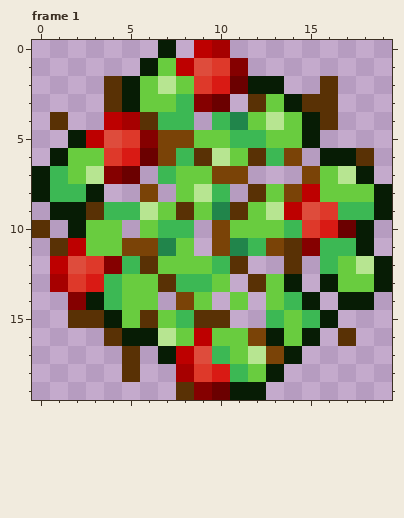
One commit to this pixel-art file: src/images/entities/berry-bush.ase. The first picture shows the starting point.
20x20 pixels, 1 frame. Shown: frame 1. The commit also changed other frames, which this record leaves out.
The same view after the edit:
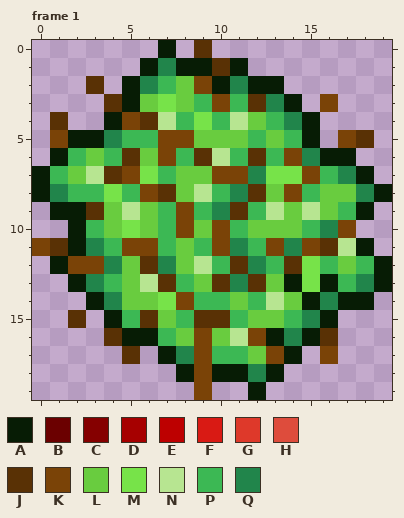
Palette (. is transparent): A #071c05  B #6b0000  C #850000  D #a60000  E #bd0000  F #d91a14  G #de392a  H #de4c3c  J #593105  K #7a4307  L #69cc3f  M #77e349  N #b7e591  P #3cb854  Q #21854b
Message: Make berry bushes drop berries on hit
Edits made:
Changed rows in their new state; - is an unchanged pixel.
Frame 1:
first column x 0:
 0 ---------J.---------
 1 -------QAAJA--------
 2 ---J.-QP-KAQ----.---
 3 -------MLPKP-Q-.K---
 4 ----AK-N-M-N-PQ-.---
 5 -K-AQPP----L--P--KJ-
 6 --P-PJL----P---Q--.-
 7 ----JKM-----QMM-PQ--
 8 -Q-PMP-J---Q---P--Q-
 9 ----LNLPKP--P-LNL-A.
10 .--P-M--KL-P--LPQK.-
11 K-AQP--P-P----QKJN--
12 -AKKQL-Q-N--QP-M--P-
13 -.AQ--N--LJQ---M-PQ-
14 --.-Q--M-PP-PNL-Q---
15 ---.-P-----PLLPQ----
16 -------P-K-N--Q-J.--
17 --------QK-PL---K---
18 -----.--AKAAQ-------
19 --------.K..--------
